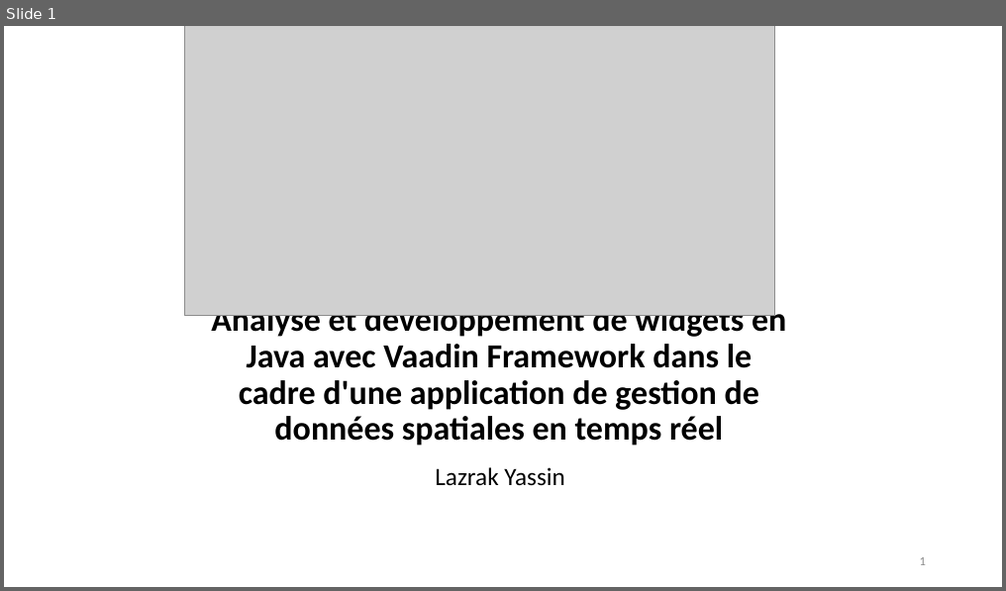
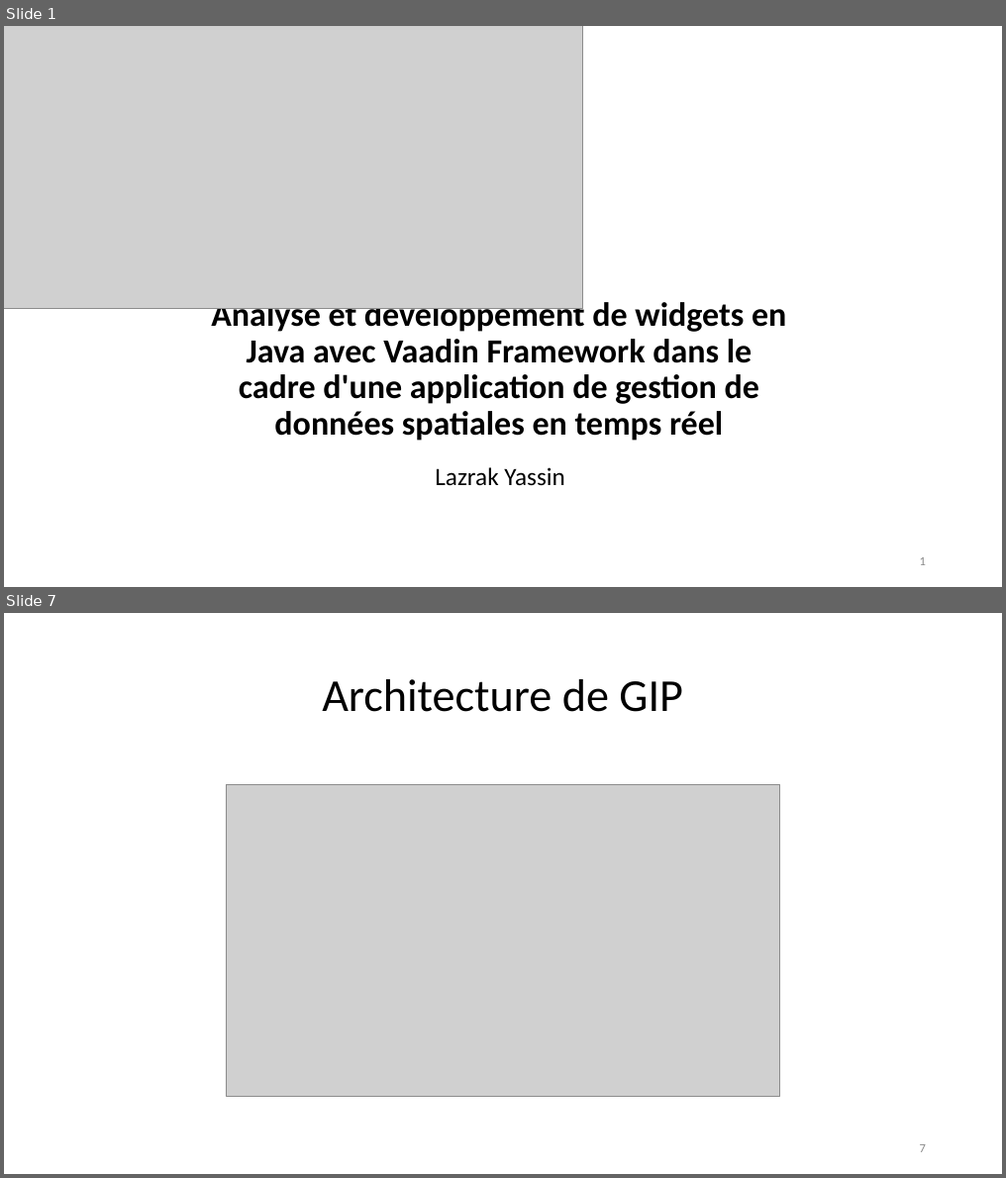
Before and after one commit to etu26048/TFE, a slide deck: DéfenseOrale.pptx. Shown one above the other, each under a label of ours: slide 1 before the commit, slides 1 and 7 after it; the slides between them are not shown. The pictures are 1006x591 and 1006x1178 pixels, drawn with LibreOffice and Linux fonts; fonts in the diff are those of the drawing; grey boxes stand for pictures; background and template pictures are left out. Boxes give left, top, right and bottom in pixels: in the first picture for what was removed or moved away, otherwise in the second. Text is boxed around its words. In the diff, an @@ line names an element or a change of style, - is before the commit and + after.

```diff
--- a/DéfenseOrale.pptx
+++ b/DéfenseOrale.pptx
@@ slide 7 added at (x1=4, y1=613, x2=1002, y2=1174), background picture (left out) @@
@@ title added at (x1=322, y1=679, x2=683, y2=712), 44 pt, text #000000 @@
+Architecture de GIP
@@ picture added at (x1=226, y1=784, x2=780, y2=1096) @@
@@ page number added at (x1=920, y1=1145, x2=926, y2=1153), 12 pt, text #8C8C8C @@
+7
@@ slide 1 changed as well @@
@@ picture resized from (x1=185, y1=26, x2=774, y2=316) to (x1=4, y1=26, x2=583, y2=309) @@
@@ title "Analyse et développement de widgets ..." moved from (x1=211, y1=303, x2=786, y2=446) to (x1=211, y1=298, x2=786, y2=441) @@
```
Also in this commit, not shown: 3 other slides changed, 22 other slides added, 5 slides removed.
